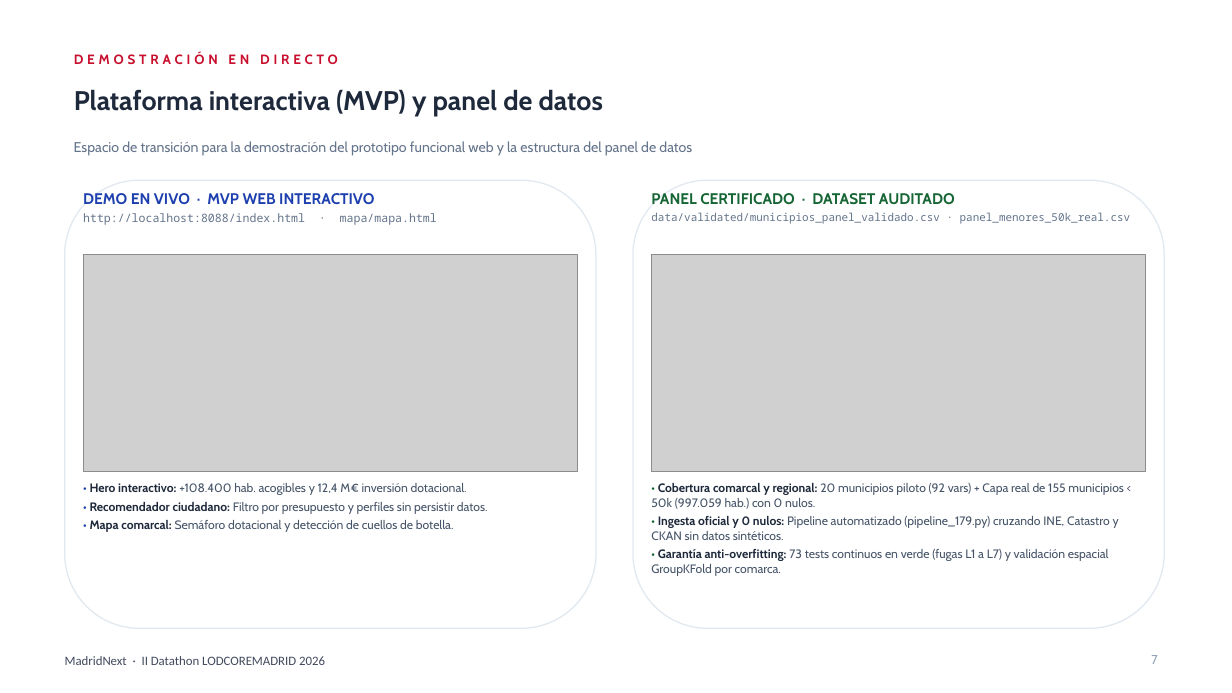
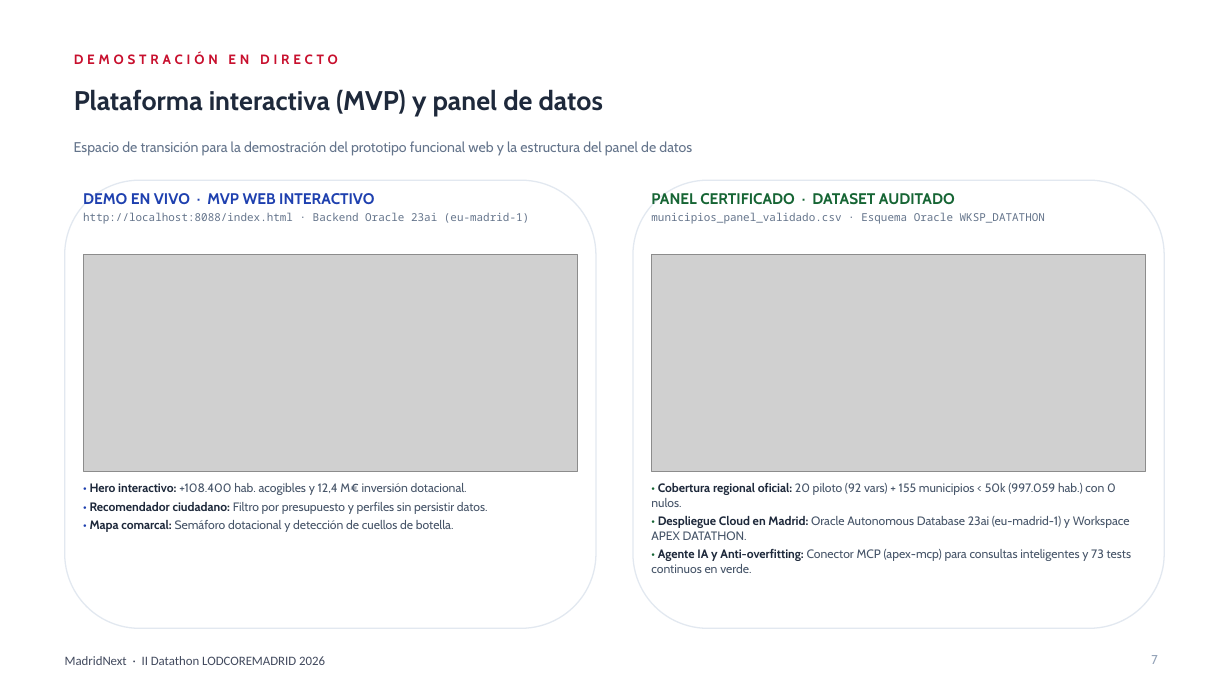
Before and after one commit to AlejandroCuntin/DatathonLodCoreMadrid, a slide deck: slide 7 of presentacion_datathon_oficial.pptx. Drawn at 1232x693 pixels with LibreOffice and Linux fonts; fonts in the diff are those of the drawing; grey boxes stand for pictures. Boxes give left, top, right and bottom in pixels: in the first picture for what was removed or moved away, otherwise in the second. Text is boxed around its words. In the diff, an @@ line names an element or a change of style, - is before the commit and + after.

Commit message:
docs(presentacion): integra despliegue Oracle 23ai Cloud, conector MCP y capa 155/179 municipios

```diff
--- a/presentacion_datathon_oficial.pptx
+++ b/presentacion_datathon_oficial.pptx
@@ text at [83,212,529,224]: text changed; size 9 to 8.5 pt @@
-http://localhost:8088/index.html · mapa/mapa.html
+http://localhost:8088/index.html · Backend Oracle 23ai (eu-madrid-1)
@@ text at [651,212,1045,224]: text changed @@
-data/validated/municipios_panel_validado.csv · panel_menores_50k_real.csv
+municipios_panel_validado.csv · Esquema Oracle WKSP_DATATHON
@@ text at [651,483,1131,573]: text changed @@
-• Cobertura comarcal y regional: 20 municipios piloto (92 vars) + Capa real de 155 municipios < 50k (997.059 hab.) con 0 nulos.
-• Ingesta oficial y 0 nulos: Pipeline automatizado (pipeline_179.py) cruzando INE, Catastro y CKAN sin datos sintéticos.
-• Garantía anti-overfitting: 73 tests continuos en verde (fugas L1 a L7) y validación espacial GroupKFold por comarca.
+• Cobertura regional oficial: 20 piloto (92 vars) + 155 municipios < 50k (997.059 hab.) con 0 nulos.
+• Despliegue Cloud en Madrid: Oracle Autonomous Database 23ai (eu-madrid-1) y Workspace APEX DATATHON.
+• Agente IA y Anti-overfitting: Conector MCP (apex-mcp) para consultas inteligentes y 73 tests continuos en verde.
```
Also in this commit, not shown: 3 other slides changed, 2 other files.
